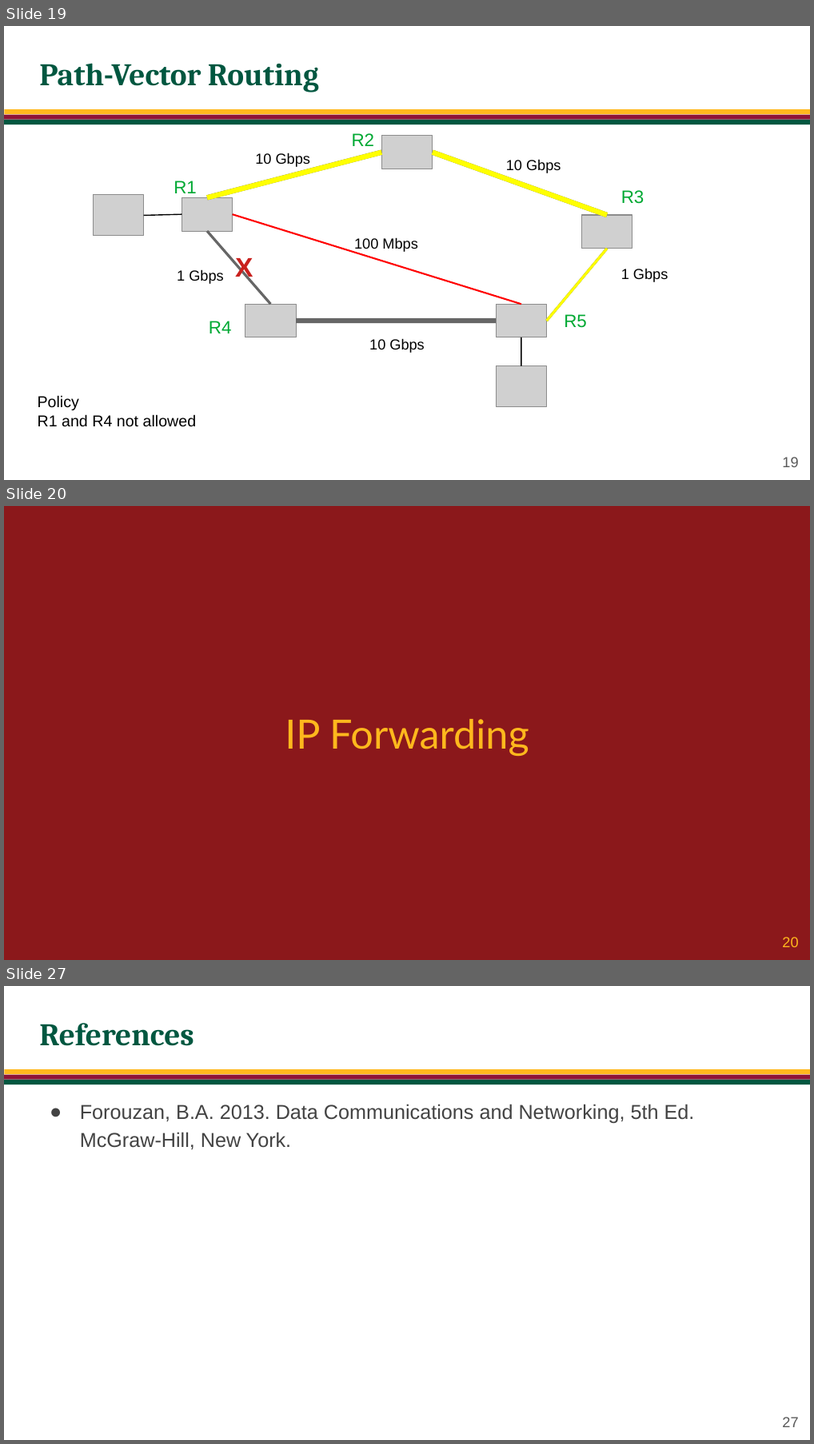
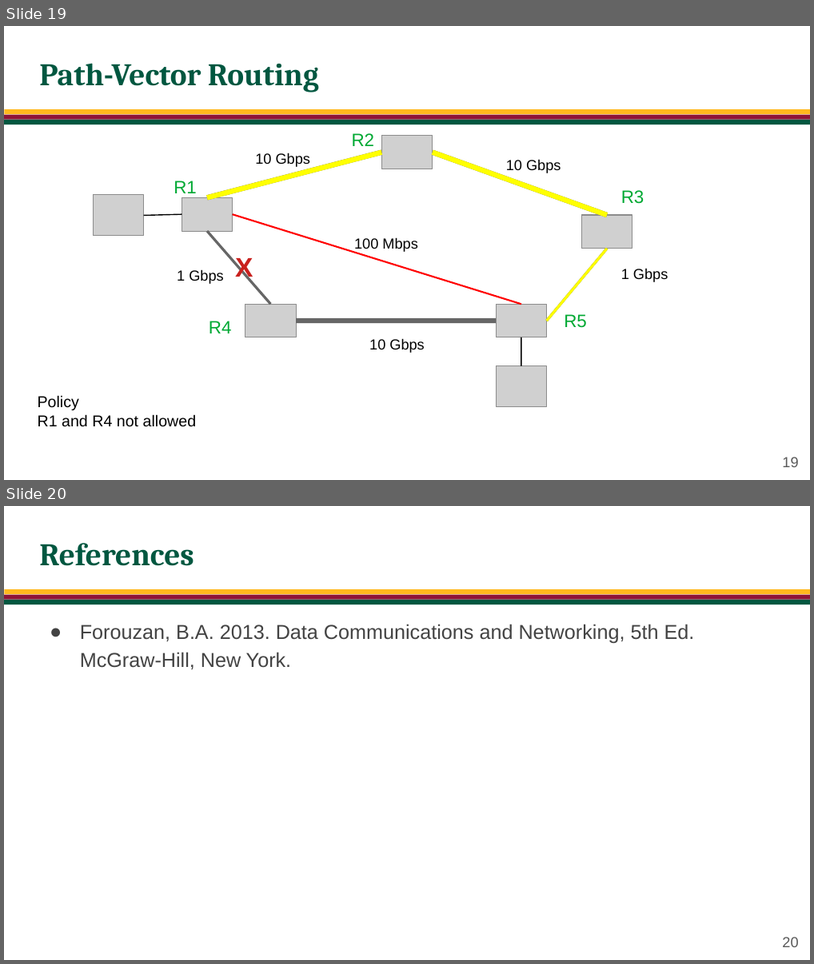
Before and after one commit to jachermocilla/extra-course-materials, a slide deck: cmsc137/slides-rsm/CMSC 137 - 21 - Routing.odp. Shown one above the other, each under a label of ours: slides 19, 20 and 27 before the commit, slides 19 and 20 after it; the slides between them are not shown. The pictures are 814x1444 and 814x964 pixels, drawn with LibreOffice and Linux fonts; fonts in the diff are those of the drawing; grey boxes stand for pictures; background and template pictures are left out. Boxes give left, top, right and bottom in pixels: in the first picture for what was removed or moved away, otherwise in the second. Text is boxed around its words. In the diff, an @@ line names an element or a change of style, - is before the commit and + after.

```diff
--- a/cmsc137/slides-rsm/CMSC 137 - 21 - Routing.odp
+++ b/cmsc137/slides-rsm/CMSC 137 - 21 - Routing.odp
@@ slide 20 removed at [4, 506, 810, 960], background #8B181B @@
@@ title removed at [285, 719, 530, 756] @@
-IP Forwarding
@@ page number removed at [782, 936, 798, 947] @@
-20
@@ what was slide 27 is now slide 20 @@
@@ page number at [782, 936, 798, 947]: text changed @@
-27
+20
```
Also in this commit, not shown: 1 slide changed, 6 other slides removed, 38 other files.
